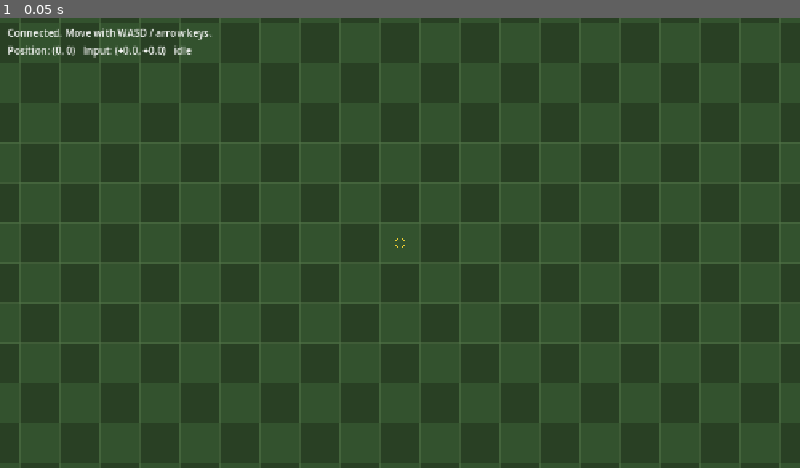
Above: before the commit, frame 1.
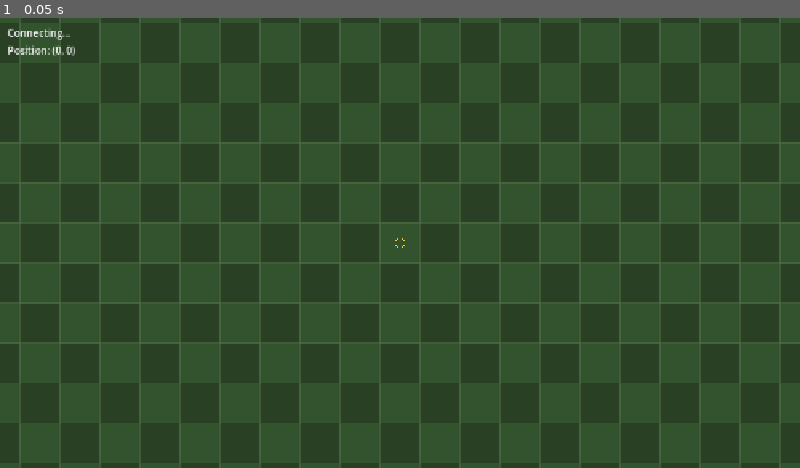
Above: after the commit, the same moment.

Repository: Wolfskii/Deathborn
Game: Godot game, scene res://scenes/World.tscn
The game is run twice, just before and just after one commit, with the same random seed, the same clock (stepped at 60 frames per second) and the same inputs. This scene is started directly instead of the project's main scene.
Inputs:
- Up to frame 1 (0.05 s): no input

The runs differ from the first frame. In frame 1, 0.4% of the frame differs, in the area x 6-27%, y 2-9%.
Error after the commit: Parse Error: Could not find type "Hotbar" in the current scope. (res://scenes/World.gd:13)

Commit message:
Add movement input configuration for WASD and arrow keys

Diff:
--- a/client/autoload/Net.gd
+++ b/client/autoload/Net.gd
@@ -30,6 +30,9 @@
 signal disconnected()
 
 var local_id: int = -1
+var spawn_name: String = ""
+var spawn_x: float = 0.0
+var spawn_y: float = 0.0
 
 var _token: String = ""
 var _ws := WebSocketPeer.new()
@@ -95,7 +98,13 @@
 	_prev_state = WebSocketPeer.STATE_CLOSED
 
 
+func get_ws_state() -> int:
+	return _ws.get_ready_state()
+
+
 func send_input(dir_x: float, dir_y: float) -> void:
+	if local_id == -1:
+		return
 	_send("input", {"dirX": dir_x, "dirY": dir_y})
 
 
@@ -130,11 +139,14 @@
 	var env: Variant = JSON.parse_string(text)
 	if not (env is Dictionary) or not env.has("type"):
 		return
-	var data: Variant = env.get("data", {})
+	var data := _parse_data(env.get("data"))
 	match String(env["type"]):
 		"welcome":
 			local_id = int(data.get("characterId", -1))
-			welcome.emit(local_id, float(data.get("x", 0.0)), float(data.get("y", 0.0)), String(data.get("name", "")))
+			spawn_x = float(data.get("x", 0.0))
+			spawn_y = float(data.get("y", 0.0))
+			spawn_name = String(data.get("name", ""))
+			welcome.emit(local_id, spawn_x, spawn_y, spawn_name)
 		"need_character":
 			need_character.emit()
 		"snapshot":
@@ -142,3 +154,13 @@
 			snapshot.emit(players)
 		"error":
 			server_error.emit(String(data.get("message", "error")))
+
+
+func _parse_data(raw: Variant) -> Dictionary:
+	if raw is Dictionary:
+		return raw
+	if raw is String and not raw.is_empty():
+		var parsed: Variant = JSON.parse_string(raw)
+		if parsed is Dictionary:
+			return parsed
+	return {}
--- a/client/project.godot
+++ b/client/project.godot
@@ -22,6 +22,33 @@
 
 Net="*res://autoload/Net.gd"
 
+[input]
+
+move_left={
+"deadzone": 0.2,
+"events": [Object(InputEventKey,"resource_local_to_scene":false,"resource_name":"","device":-1,"window_id":0,"alt_pressed":false,"shift_pressed":false,"ctrl_pressed":false,"meta_pressed":false,"pressed":false,"keycode":0,"physical_keycode":65,"key_label":0,"unicode":97,"location":0,"echo":false,"script":null)
+, Object(InputEventKey,"resource_local_to_scene":false,"resource_name":"","device":-1,"window_id":0,"alt_pressed":false,"shift_pressed":false,"ctrl_pressed":false,"meta_pressed":false,"pressed":false,"keycode":0,"physical_keycode":4194319,"key_label":0,"unicode":0,"location":0,"echo":false,"script":null)
+]
+}
+move_right={
+"deadzone": 0.2,
+"events": [Object(InputEventKey,"resource_local_to_scene":false,"resource_name":"","device":-1,"window_id":0,"alt_pressed":false,"shift_pressed":false,"ctrl_pressed":false,"meta_pressed":false,"pressed":false,"keycode":0,"physical_keycode":68,"key_label":0,"unicode":100,"location":0,"echo":false,"script":null)
+, Object(InputEventKey,"resource_local_to_scene":false,"resource_name":"","device":-1,"window_id":0,"alt_pressed":false,"shift_pressed":false,"ctrl_pressed":false,"meta_pressed":false,"pressed":false,"keycode":0,"physical_keycode":4194321,"key_label":0,"unicode":0,"location":0,"echo":false,"script":null)
+]
+}
+move_up={
+"deadzone": 0.2,
+"events": [Object(InputEventKey,"resource_local_to_scene":false,"resource_name":"","device":-1,"window_id":0,"alt_pressed":false,"shift_pressed":false,"ctrl_pressed":false,"meta_pressed":false,"pressed":false,"keycode":0,"physical_keycode":87,"key_label":0,"unicode":119,"location":0,"echo":false,"script":null)
+, Object(InputEventKey,"resource_local_to_scene":false,"resource_name":"","device":-1,"window_id":0,"alt_pressed":false,"shift_pressed":false,"ctrl_pressed":false,"meta_pressed":false,"pressed":false,"keycode":0,"physical_keycode":4194320,"key_label":0,"unicode":0,"location":0,"echo":false,"script":null)
+]
+}
+move_down={
+"deadzone": 0.2,
+"events": [Object(InputEventKey,"resource_local_to_scene":false,"resource_name":"","device":-1,"window_id":0,"alt_pressed":false,"shift_pressed":false,"ctrl_pressed":false,"meta_pressed":false,"pressed":false,"keycode":0,"physical_keycode":83,"key_label":0,"unicode":115,"location":0,"echo":false,"script":null)
+, Object(InputEventKey,"resource_local_to_scene":false,"resource_name":"","device":-1,"window_id":0,"alt_pressed":false,"shift_pressed":false,"ctrl_pressed":false,"meta_pressed":false,"pressed":false,"keycode":0,"physical_keycode":4194322,"key_label":0,"unicode":0,"location":0,"echo":false,"script":null)
+]
+}
+
 [display]
 
 window/size/viewport_width=1280
--- a/client/scenes/World.gd
+++ b/client/scenes/World.gd
@@ -4,30 +4,36 @@
 
 const PlayerScene := preload("res://scripts/Player.gd")
 const INPUT_SEND_INTERVAL := 0.05 # seconds (~20Hz, matches server tick)
+const _WS_STATES: PackedStringArray = ["closed", "connecting", "open", "closing"]
 
 @onready var _camera: Camera2D = $Camera2D
 @onready var _players_root: Node2D = $Players
 @onready var _status: Label = $UI/Status
 @onready var _hud: Label = $UI/Hud
+@onready var _hotbar: Hotbar = $UI/Hotbar
 
 var _players := {} # id (int) -> Player node
 var _send_accum := 0.0
 var _last_dir := Vector2.ZERO
 var _local_pos := Vector2.ZERO
+var _player_count := 0
 
 
 func _ready() -> void:
+	_camera.make_current()
 	Net.snapshot.connect(_on_snapshot)
 	Net.disconnected.connect(_on_disconnected)
 	_status.text = "Connected. Move with WASD / arrow keys."
+
+	# Welcome may have arrived before this scene loaded (returning player).
+	if Net.local_id != -1 and not _players.has(Net.local_id):
+		_spawn(Net.local_id, Net.spawn_name, Vector2(Net.spawn_x, Net.spawn_y))
+
 	_update_hud(Vector2.ZERO, Vector2.ZERO)
 
 
 func _process(delta: float) -> void:
-	var dir := Vector2(
-		Input.get_axis("ui_left", "ui_right"),
-		Input.get_axis("ui_up", "ui_down")
-	)
+	var dir := _read_move_dir()
 
 	_send_accum += delta
 	# Send when due, or immediately when the input direction changes.
@@ -40,17 +46,31 @@
 		var local_player = _players[Net.local_id]
 		_camera.position = local_player.position
 		_local_pos = local_player.position
-		_update_hud(_local_pos, _last_dir)
+
+	_update_hud(_local_pos, _last_dir)
+
+
+func _read_move_dir() -> Vector2:
+	# Godot's built-in ui_* actions only map arrow keys by default — not WASD.
+	# Use dedicated move_* actions (WASD + arrows in project.godot).
+	var dir := Input.get_vector("move_left", "move_right", "move_up", "move_down")
+	if dir.length_squared() > 1.0:
+		dir = dir.normalized()
+	return dir
 
 
 func _update_hud(pos: Vector2, dir: Vector2) -> void:
 	var moving := "moving" if dir.length() > 0.05 else "idle"
-	_hud.text = "Position: (%d, %d)   Input: (%+.1f, %+.1f)   %s" % [
-		int(round(pos.x)), int(round(pos.y)), dir.x, dir.y, moving
+	var state := Net.get_ws_state()
+	var ws_state: String = _WS_STATES[state] if state < _WS_STATES.size() else "unknown"
+	_hud.text = "Pos: (%d, %d)  Input: (%+.1f, %+.1f)  %s  id=%d  players=%d  ws=%s" % [
+		int(round(pos.x)), int(round(pos.y)), dir.x, dir.y, moving,
+		Net.local_id, _player_count, ws_state
 	]
 
 
 func _on_snapshot(players: Array) -> void:
+	_player_count = players.size()
 	var seen := {}
 	for p in players:
 		var id := int(p.get("id", -1))
